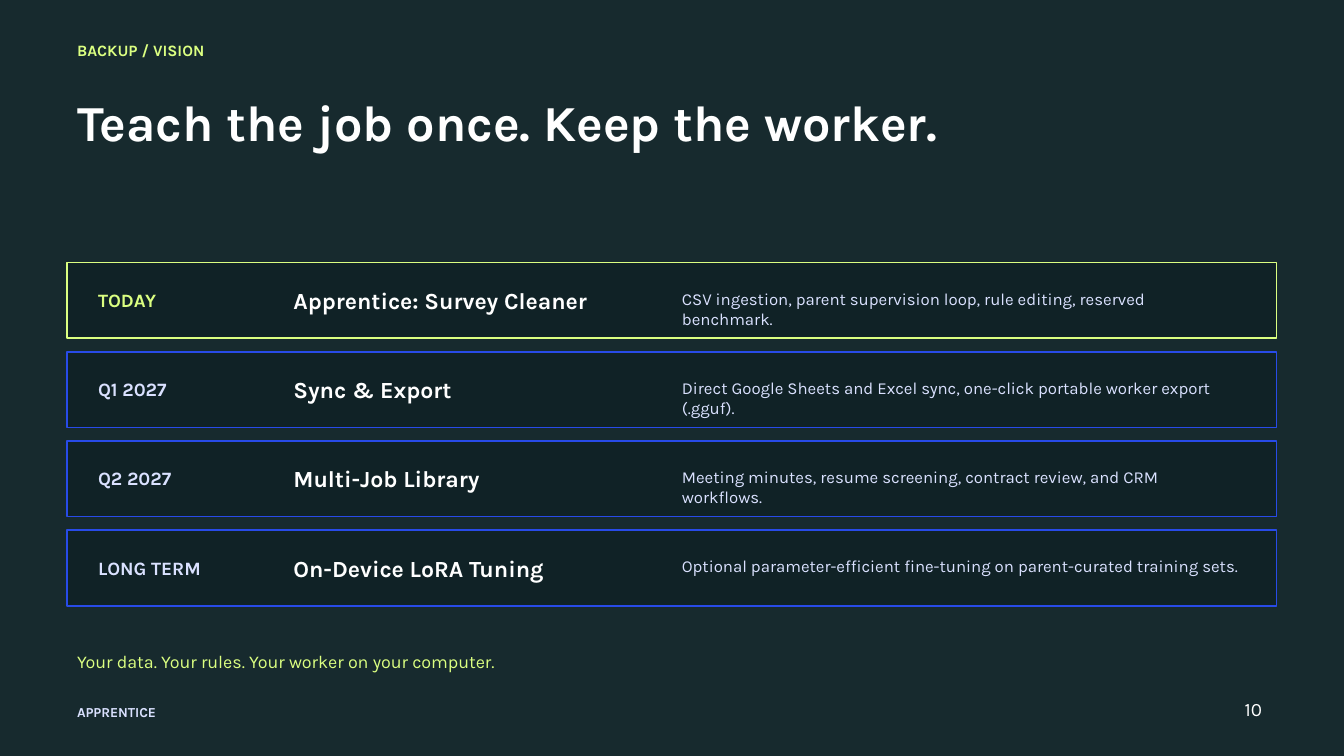
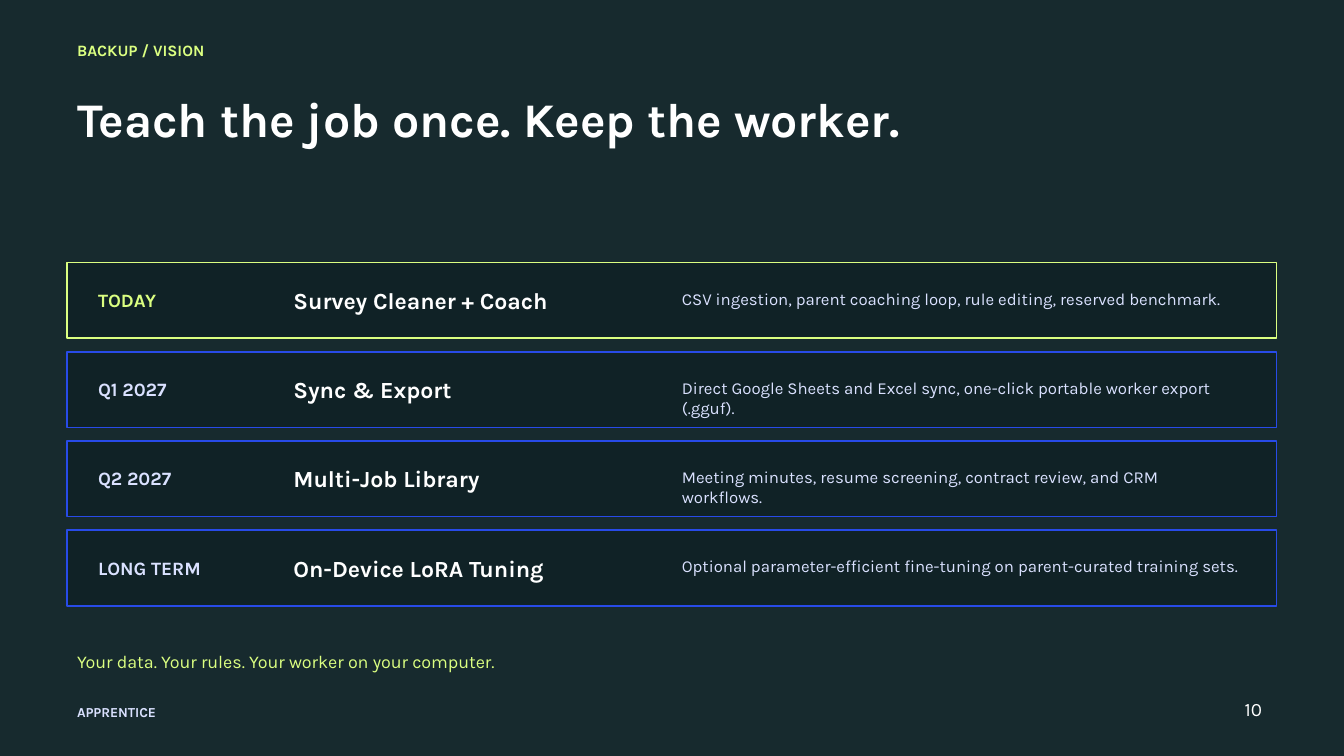
Before and after one commit to zedk1929/local-ai-job-trainer, a slide deck: slide 10 of pitch-deliverables/output/Apprentice_Draft_2.pptx. Drawn at 1344x756 pixels with LibreOffice and Linux fonts; fonts in the diff are those of the drawing. Boxes give left, top, right and bottom in pixels: in the first picture for what was removed or moved away, otherwise in the second. Text is boxed around its words. In the diff, an @@ line names an element or a change of style, - is before the commit and + after.

```diff
--- a/pitch-deliverables/output/Apprentice_Draft_2.pptx
+++ b/pitch-deliverables/output/Apprentice_Draft_2.pptx
@@ text "Teach the job once. Keep ..." at <box>77,102,900,148</box>: size 36 to 34.5 pt @@
@@ text at <box>293,293,548,315</box>: text changed @@
-Apprentice: Survey Cleaner
+Survey Cleaner + Coach
@@ text at <box>682,293,1220,309</box>: text changed @@
-CSV ingestion, parent supervision loop, rule editing, reserved benchmark.
+CSV ingestion, parent coaching loop, rule editing, reserved benchmark.
```
Also in this commit, not shown: 8 other slides changed, 1 slide added, 1 slide removed, 13 other files.
